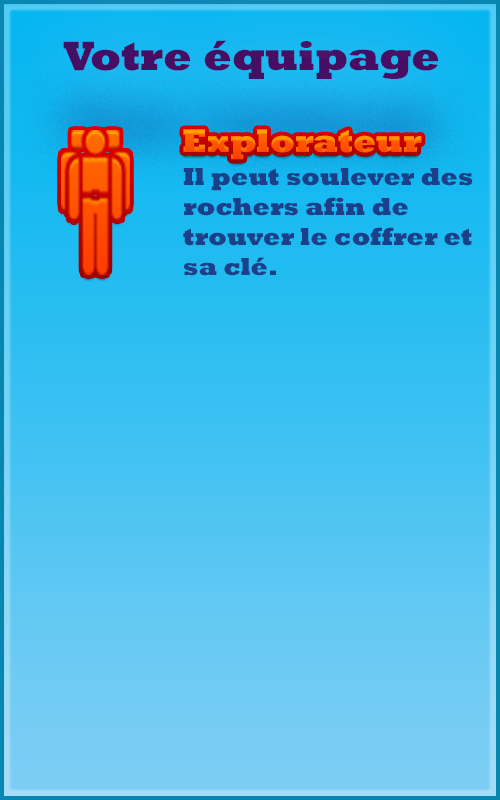
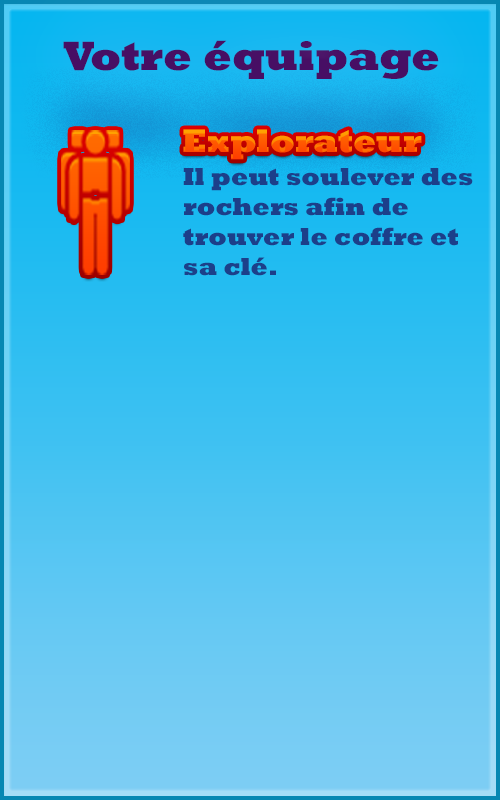
Before/after of a 500 x 800 layered artwork. What changed in the layer stack:
renamed "Il peut soulever des rochers afin de trouver le coffrer et sa" to "Il peut soulever des rochers afin de trouver le coffre et sa", painted on it over box(425, 228, 472, 246)
